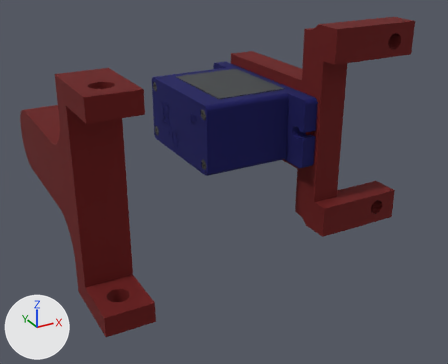
The COLLADA model robots/hydrus/urdf/mesh/modules/sensor/zed_mini_servo_up.dae: old version first, new version second.
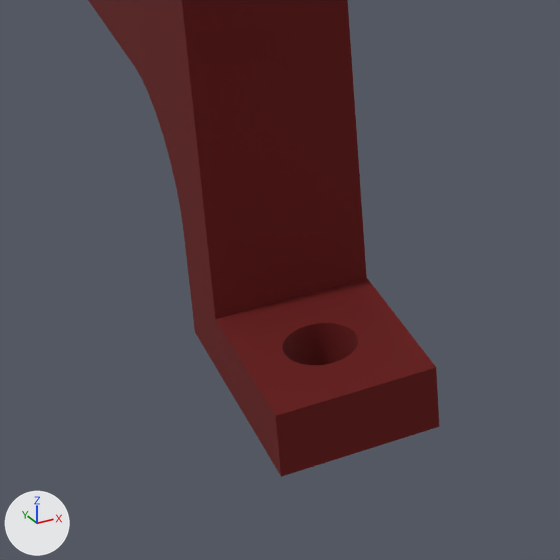
The first picture shows the older version from a camera (50 mm lens) standing at (-0.0733, -0.1011, 0.0347) and looking at (-0.0266, -0.0162, -0.0077). The close-ups show both versions on the part from 4% to 43% of the width and 51% to 100% of the height of that picture; other places that the commit changed are outside them. Arrows for +X, +Y and +Z are at lower left; the lights stay in place. Where no turn or scale is listed for an object, it has been applied to the vertices. Vertices at the same position are counted once.

Objects in the first close-up: 'Body_1'.
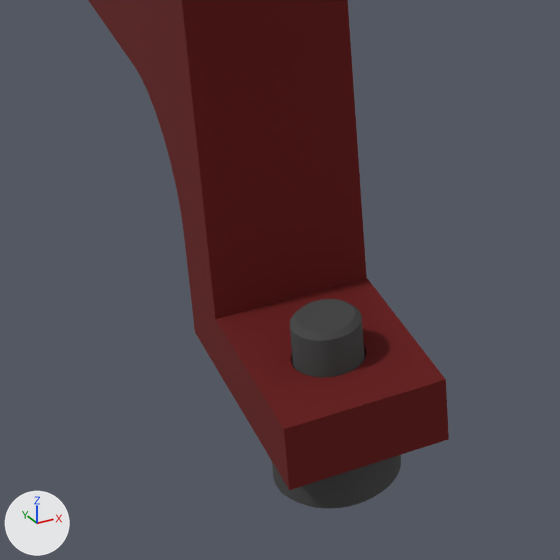
Location of each change, [x1, y1, x2, y2] in pixels of the close-ups (560 x 560 px; the box of a moved part takes in the faces that stretch with it):
'Body_1', reshaped: before [88, 0, 439, 477]; after [88, 0, 449, 490]
'Body_1.008', added (black): after [272, 299, 401, 508]
part 1 of me_geo_10, moved or reshaped: before [195, 277, 439, 477]; after [195, 277, 449, 490]

The change in detail:
Material 'Mtl15' (mat_mtl15) is new.
Its base color is (0.0545, 0.0545, 0.0545) (black #424242).
Its roughness is 0.9.
me_geo_10 has 227 vertices, 458 faces and spans x -0.003..0.009, y -0.031..0.0092, z -0.016..0.016.
me_geo_10 is used by ob_body_1; location (-0.052, -0.0052, 0.0).
me_geo_10 part 1: all 52 vertices in x -0.003..0.004, y -0.031..-0.0254, z -0.016..-0.013 are moved by (0.0, -0.001, 0.0).
Mesh me_geo_10_1 is new.
It has 782 vertices, 1560 faces and spans x -0.00275..0.00275, y -0.00275..0.00275, z -0.005..0.003.
It uses material mat_mtl15 (black #424242).
Object 'Body_1.008' (ob_body_1_008) is new; it shows me_geo_10_1.
Its parent is ob_csh_stn_m3_5_001.
Its location is (0.0, 0.0, 0.0).
Object 'CSH-STN-M3-5.001' (ob_csh_stn_m3_5_001) is new.
Its parent is ob_node.
Its location is (-0.0517, -0.0331, -0.016).
Its rotation in degrees is (0, -180, -33).
